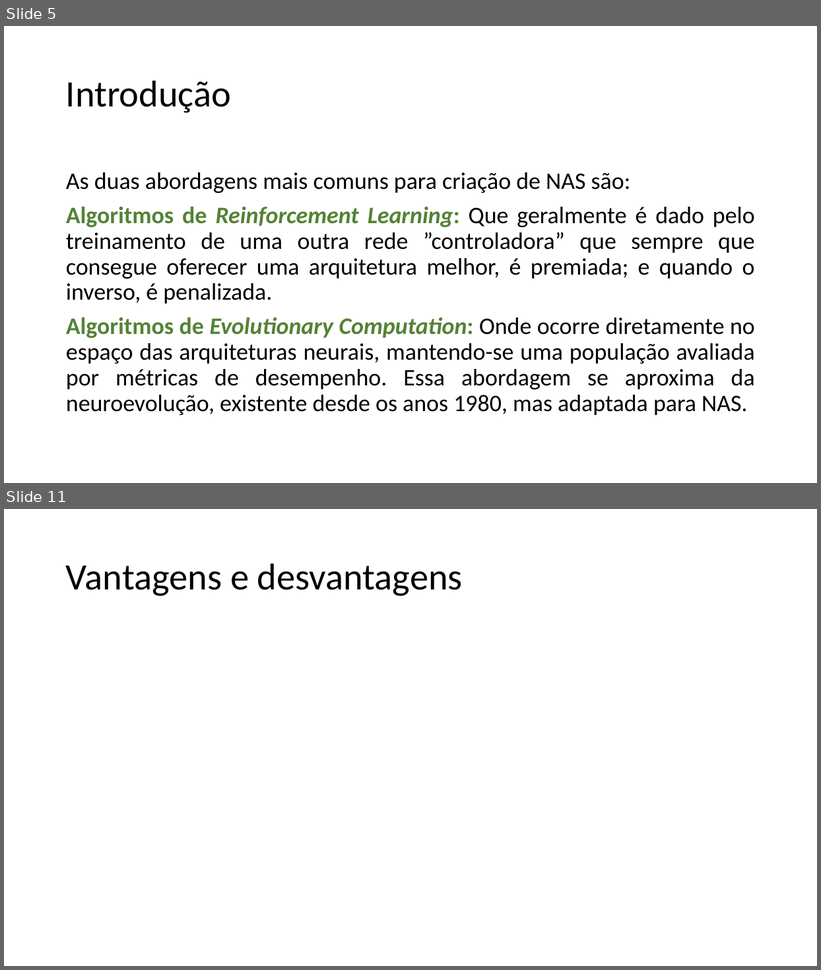
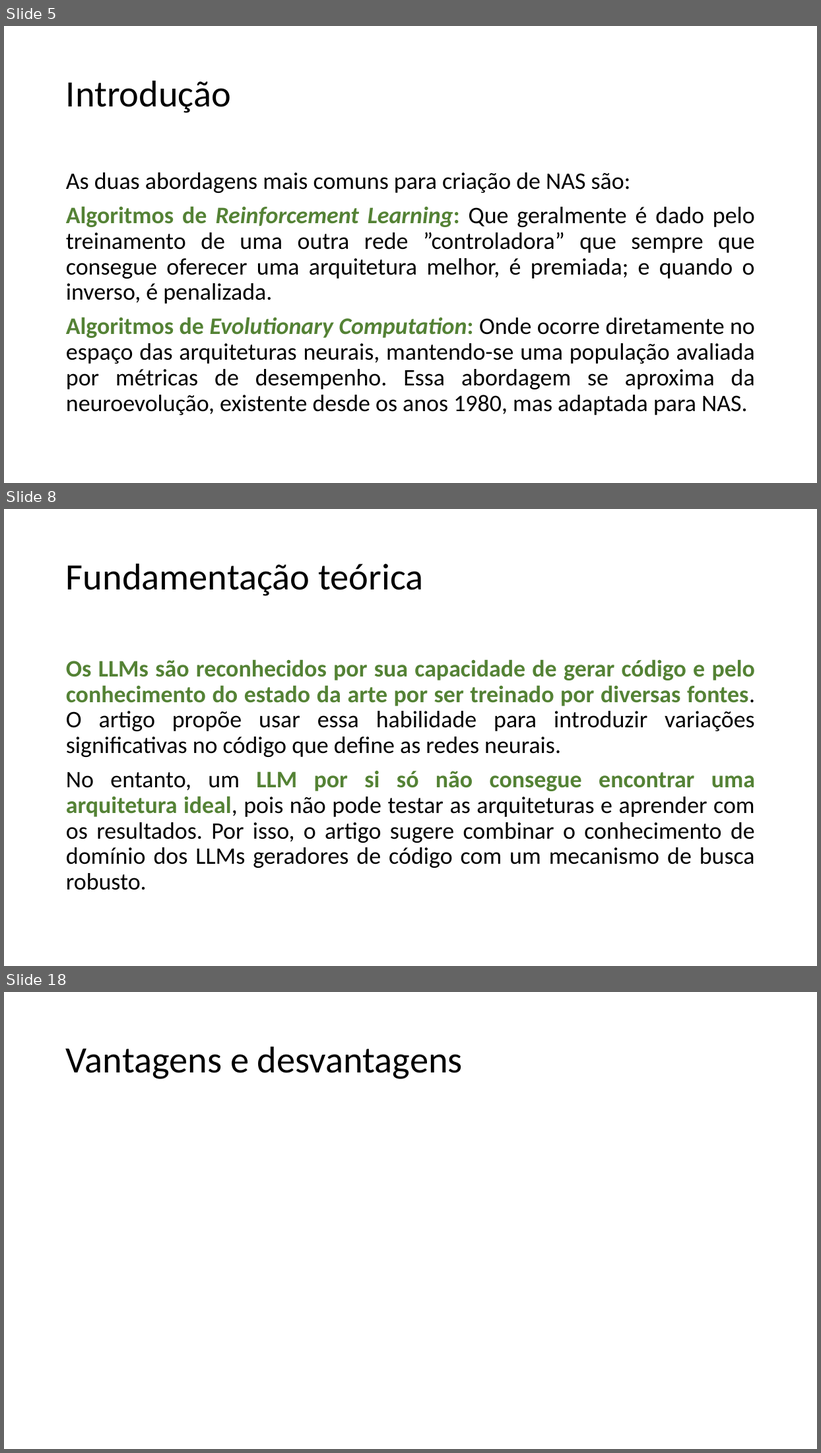
Before and after one commit to guerrato/guerrato_967_tp558, a slide deck: seminarios/TP558_LLM_QD.pptx. Shown one above the other, each under a label of ours: slides 5 and 11 before the commit, slides 5, 8 and 18 after it; the slides between them are not shown. The pictures are 821x970 and 821x1453 pixels, drawn with LibreOffice and Linux fonts; fonts in the diff are those of the drawing. Boxes give left, top, right and bottom in pixels: in the first picture for what was removed or moved away, otherwise in the second. Text is boxed around its words. In the diff, an @@ line names an element or a change of style, - is before the commit and + after.

Commit message:
Preparing slides - Fundamentação, Arquitetura e treinamento

```diff
--- a/seminarios/TP558_LLM_QD.pptx
+++ b/seminarios/TP558_LLM_QD.pptx
@@ slide 8 added at box(4, 509, 817, 966), background #FFFFFF @@
@@ title added at box(66, 563, 423, 596), 44 pt, text #000000 @@
+Fundamentação teórica
@@ text added at box(66, 659, 755, 890), 28 pt, text #000000 @@
+Os LLMs são reconhecidos por sua capacidade de gerar código e pelo conhecimento do estado da arte por ser treinado por diversas fontes. O artigo propõe usar essa habilidade para introduzir variações significativas no código que define as redes neurais.
+No entanto, um LLM por si só não consegue encontrar uma arquitetura ideal, pois não pode testar as arquiteturas e aprender com os resultados. Por isso, o artigo sugere combinar o conhecimento de domínio dos LLMs geradores de código com um mecanismo de busca robusto.
@@ what was slide 11 is now slide 18 @@
```
Also in this commit, not shown: 4 slides changed, 7 other slides added, 1 slide removed.
